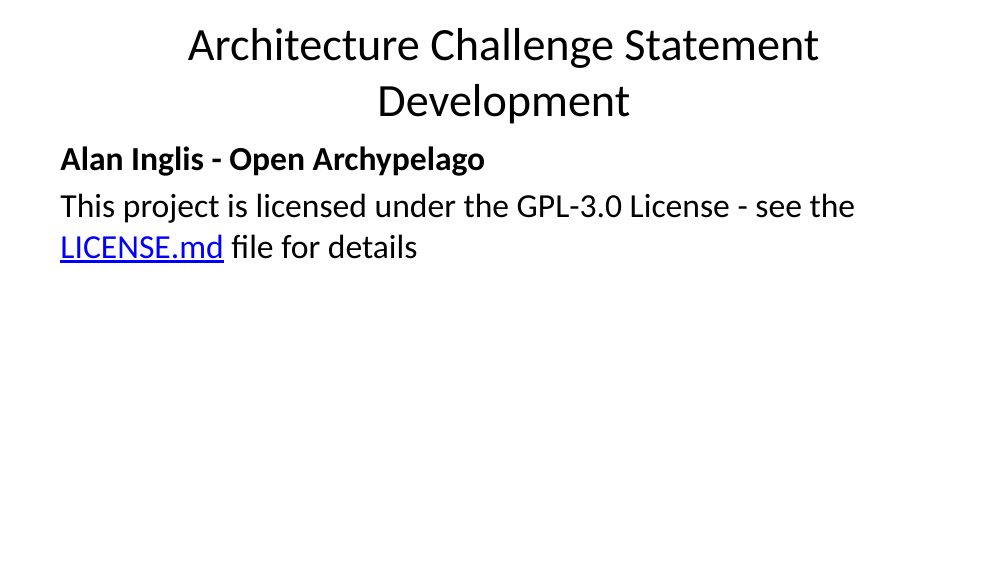
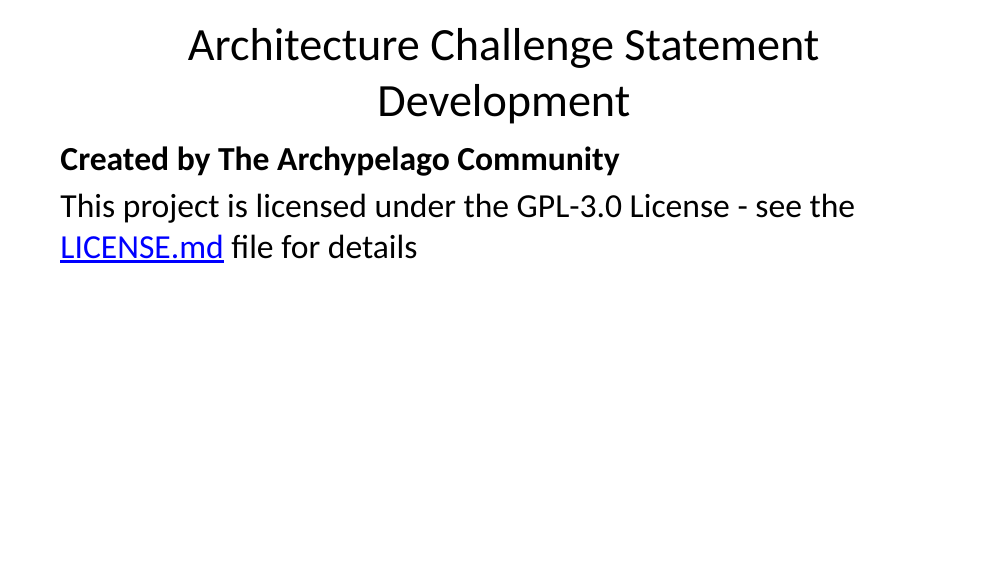
Before and after one commit to Open-Archypelago/Archypelago, a slide deck: slide 1 of building-blocks/problem-statement/Architecture-Challenge.pptx. Drawn at 1008x567 pixels with LibreOffice and Linux fonts; fonts in the diff are those of the drawing. Boxes give left, top, right and bottom in pixels: in the first picture for what was removed or moved away, otherwise in the second. Text is boxed around its words. In the diff, an @@ line names an element or a change of style, - is before the commit and + after.

```diff
--- a/building-blocks/problem-statement/Architecture-Challenge.pptx
+++ b/building-blocks/problem-statement/Architecture-Challenge.pptx
@@ text at (60,146,619,176): text changed @@
-Alan Inglis - Open Archypelago
+Created by The Archypelago Community
```
Also in this commit, not shown: 13 other slides changed, 2 slides removed, 8 other files.
